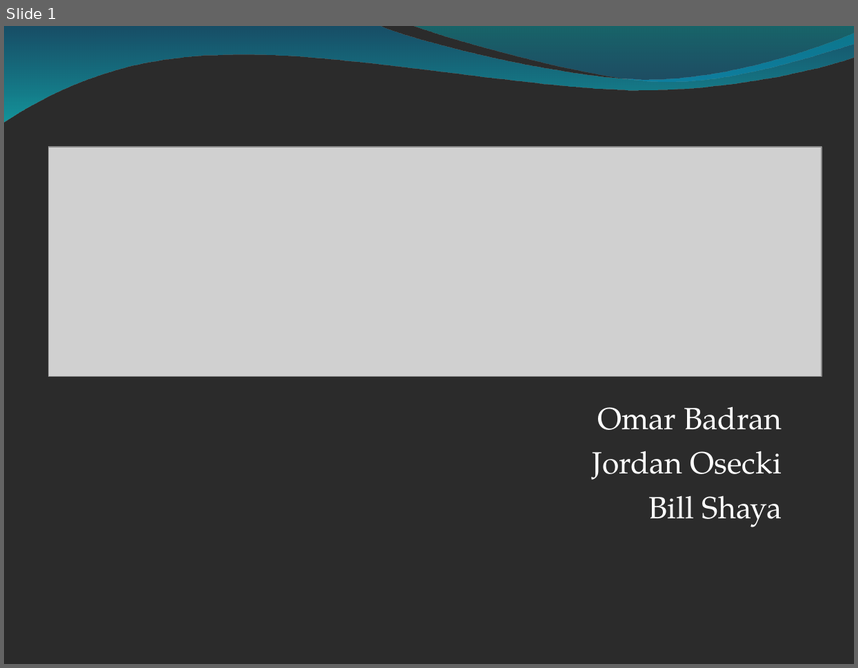
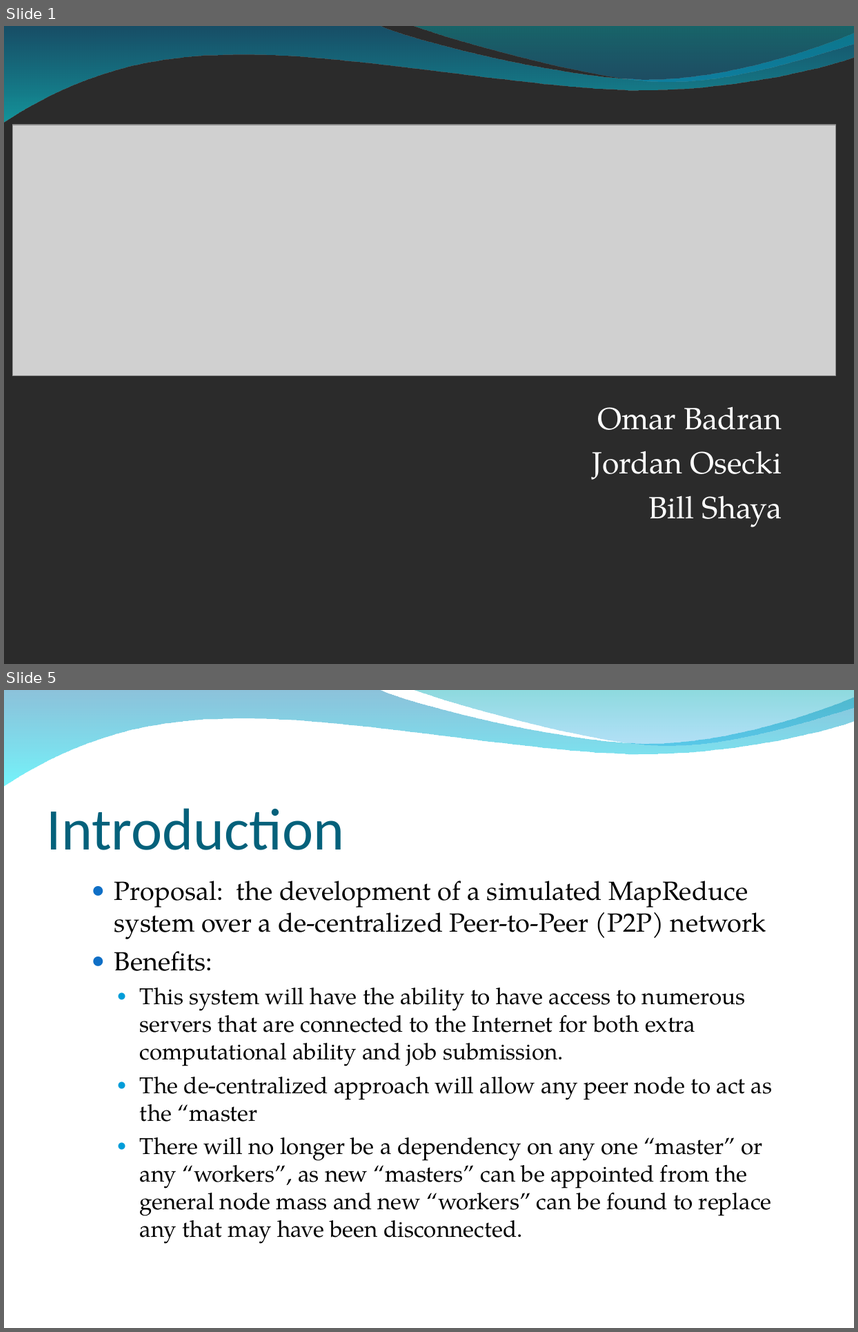
Before and after one commit to osecki/cs647, a slide deck: Documentation/Final Paper and Slides/MapReduce Final Presentation.ppt. Shown one above the other, each under a label of ours: slide 1 before the commit, slides 1 and 5 after it; the slides between them are not shown. The pictures are 858x668 and 858x1332 pixels, drawn with LibreOffice and Linux fonts; fonts in the diff are those of the drawing; grey boxes stand for pictures; background and template pictures are left out; a plain dark background stands for a picture behind light text. Boxes give left, top, right and bottom in pixels: in the first picture for what was removed or moved away, otherwise in the second. Text is boxed around its words. In the diff, an @@ line names an element or a change of style, - is before the commit and + after.

```diff
--- a/Documentation/Final Paper and Slides/MapReduce Final Presentation.ppt
+++ b/Documentation/Final Paper and Slides/MapReduce Final Presentation.ppt
@@ slide 5 added at box(4, 690, 854, 1328), background picture (left out); not listed: 2 template elements that a slide beside it also shows @@
@@ title added at box(47, 808, 344, 850), 50 pt, text #04617B @@
+Introduction
@@ text added at box(114, 880, 773, 1243), 19.4 pt, text #000000 @@
+  ● Proposal: the development of a simulated MapReduce system over a de-centralized Peer-to-Peer (P2P) network
+  ● Benefits:
+    ● This system will have the ability to have access to numerous servers that are connected to the Internet for both extra computational ability and job submission.
+    ● The de-centralized approach will allow any peer node to act as the “master
+    ● There will no longer be a dependency on any one “master” or any “workers”, as new “masters” can be appointed from the general node mass and new “workers” can be found to replace any that may have been disconnected.
@@ slide 1 changed as well @@
@@ picture: place and size @@
-picture at box(48, 147, 822, 377)
+picture at box(12, 125, 836, 375)
```
Also in this commit, not shown: 4 other slides changed, 34 other slides added, 4 slides removed, 3 other files.
